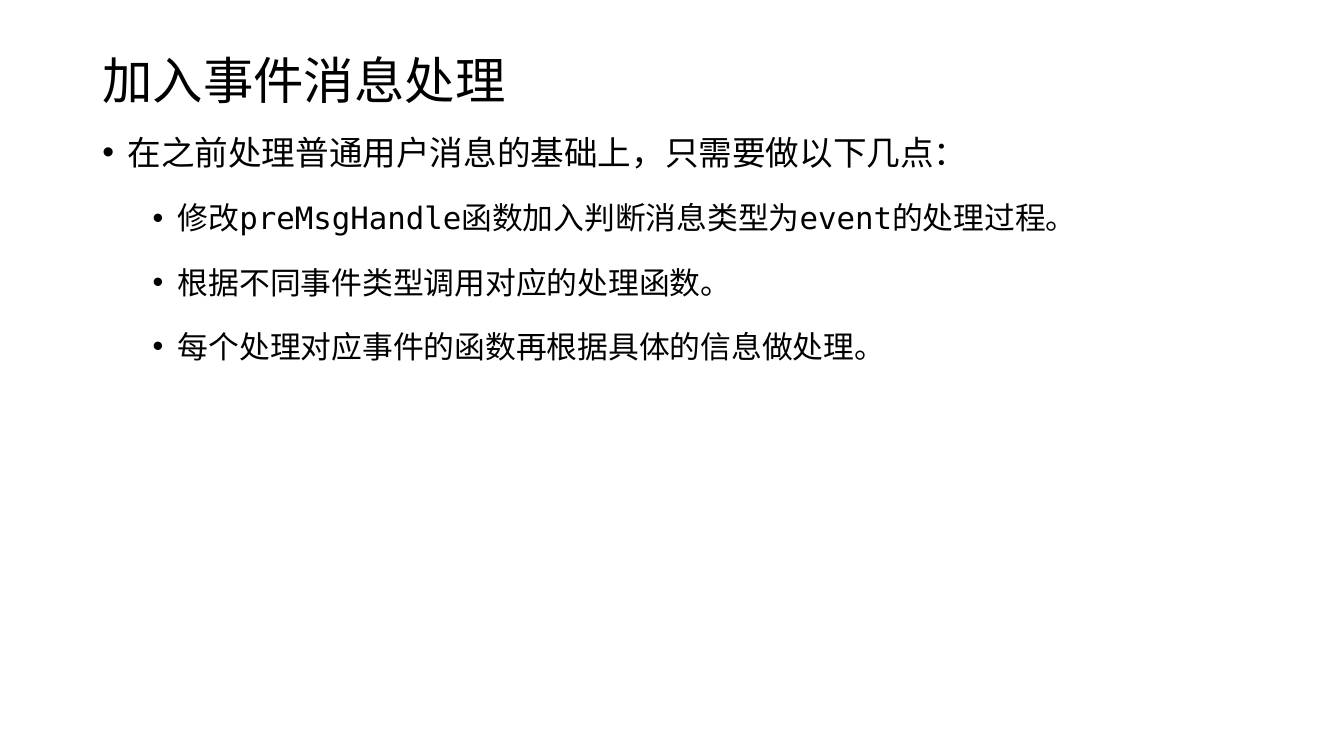
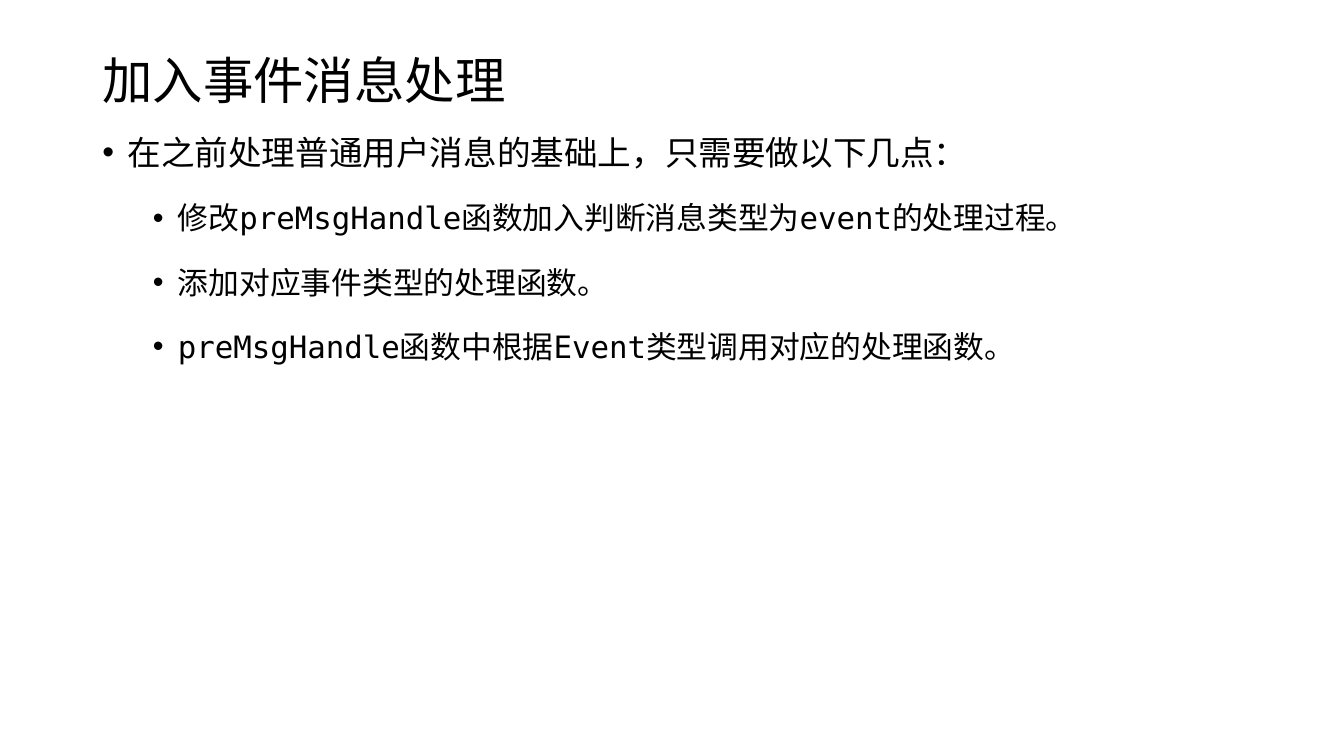
Before and after one commit to edu2act/course-wechat-and-miniprogram, a slide deck: slide 11 of ch04/事件消息处理.pptx (slide 6 before the commit). Drawn at 1344x756 pixels with LibreOffice and Linux fonts; fonts in the diff are those of the drawing. Boxes give left, top, right and bottom in pixels: in the first picture for what was removed or moved away, otherwise in the second. Text is boxed around its words. In the diff, an @@ line names an element or a change of style, - is before the commit and + after.

```diff
--- a/ch04/事件消息处理.pptx
+++ b/ch04/事件消息处理.pptx
@@ text at (178, 268, 1015, 365): text changed @@
-  • 根据不同事件类型调用对应的处理函数。
-  • 每个处理对应事件的函数再根据具体的信息做处理。
+  • 添加对应事件类型的处理函数。
+  • preMsgHandle函数中根据Event类型调用对应的处理函数。
```
Also in this commit, not shown: 4 other slides changed, 6 slides added, 1 slide removed, 4 other files.
